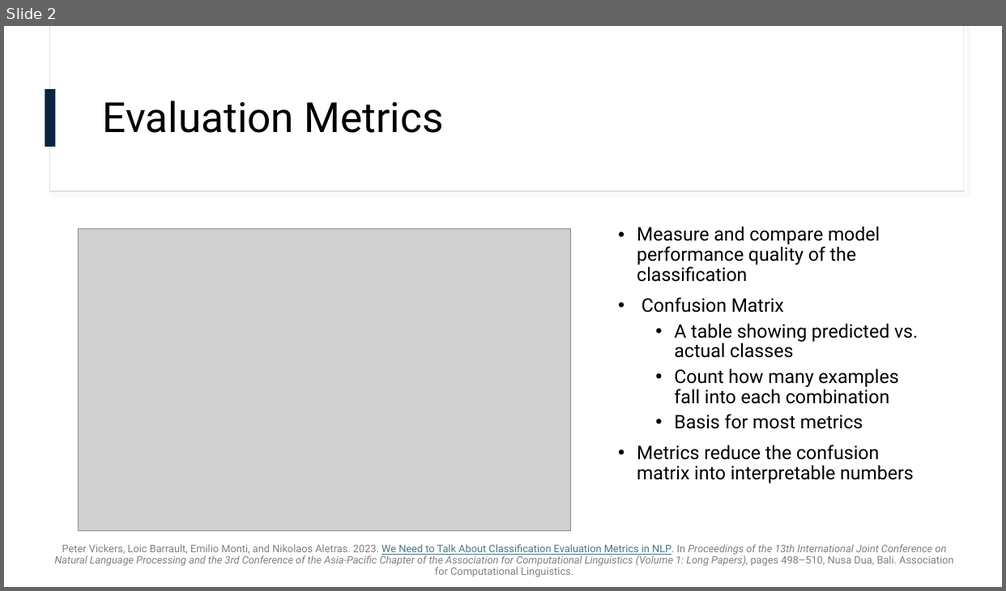
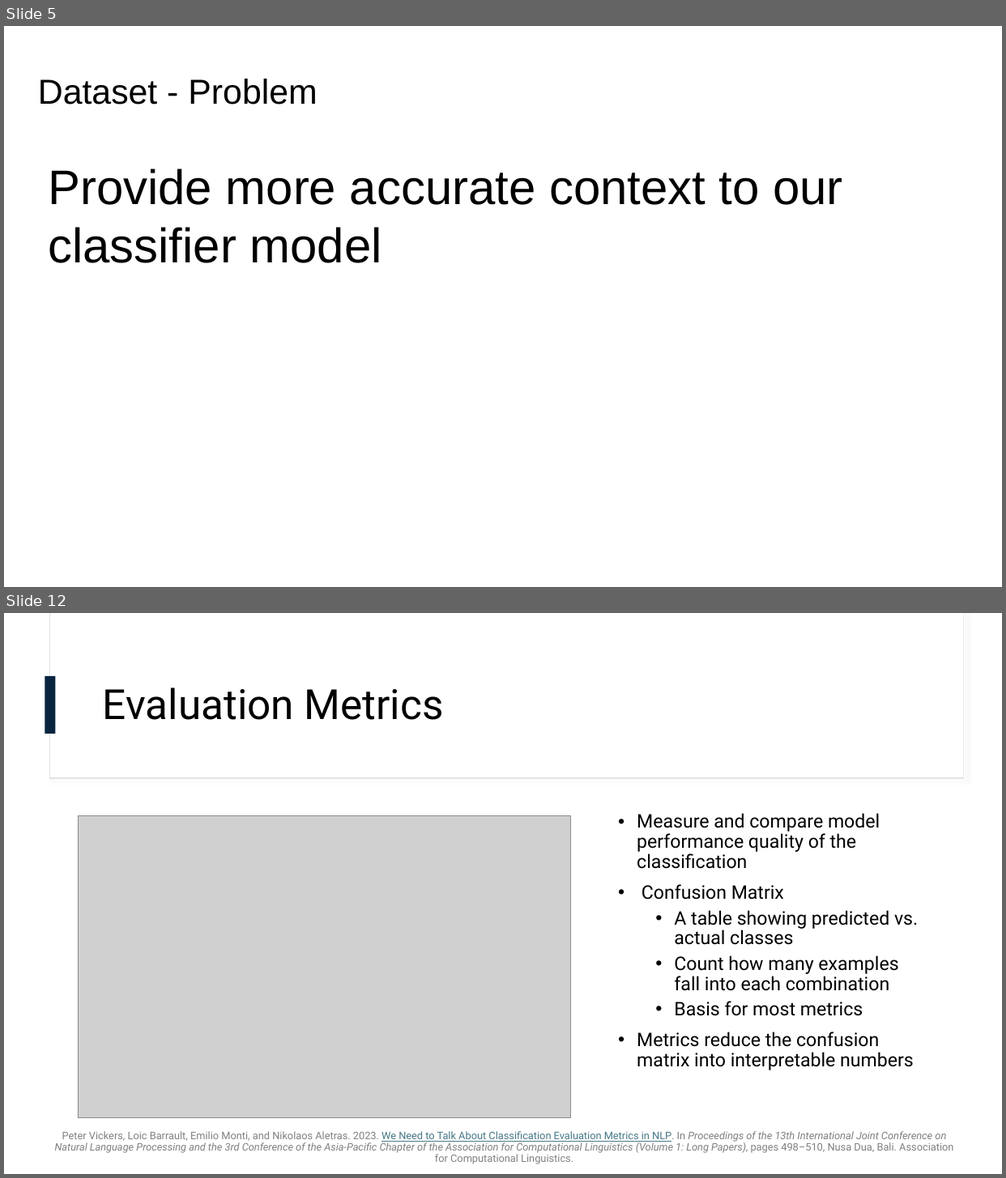
Before and after one commit to omarelbeltagy/clarity, a slide deck: literature/literature edited.pptx. Shown one above the other, each under a label of ours: slide 2 before the commit, slides 5 and 12 after it; the slides between them are not shown. The pictures are 1006x591 and 1006x1178 pixels, drawn with LibreOffice and Linux fonts; fonts in the diff are those of the drawing; grey boxes stand for pictures; background and template pictures are left out. Boxes give left, top, right and bottom in pixels: in the first picture for what was removed or moved away, otherwise in the second. Text is boxed around its words. In the diff, an @@ line names an element or a change of style, - is before the commit and + after.

```diff
--- a/literature/literature edited.pptx
+++ b/literature/literature edited.pptx
@@ slide 5 added at <box>4,26,1002,587</box>, background #FFFFFF @@
@@ title added at <box>38,79,317,105</box>, 33.3 pt, text #000000 @@
+Dataset - Problem
@@ text added at <box>48,169,843,263</box>, 46.7 pt, text #000000 @@
+Provide more accurate context to our classifier model
@@ what was slide 2 is now slide 12 @@
```
Also in this commit, not shown: 2 slides changed, 10 other slides added, 1 slide removed, 1 other file.
